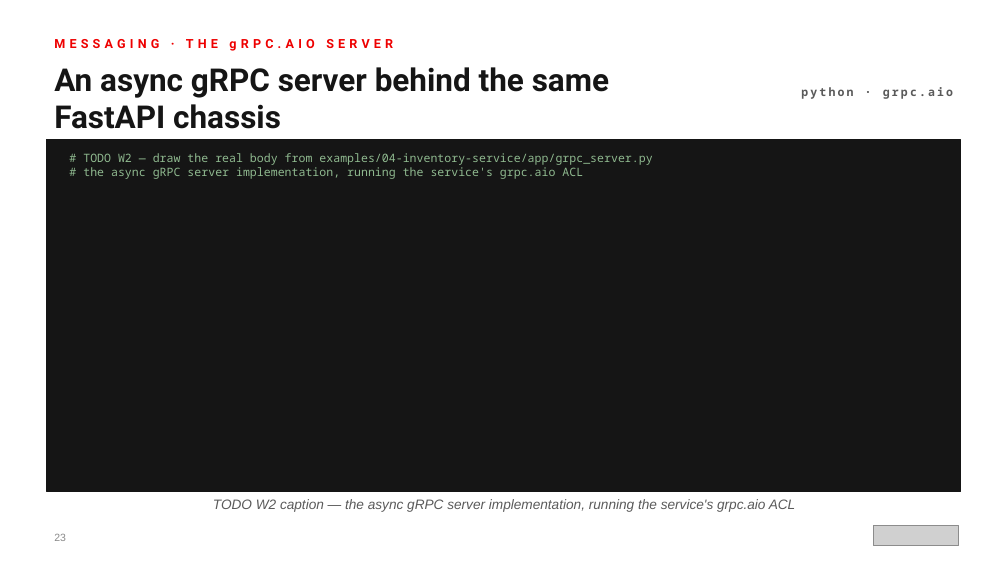
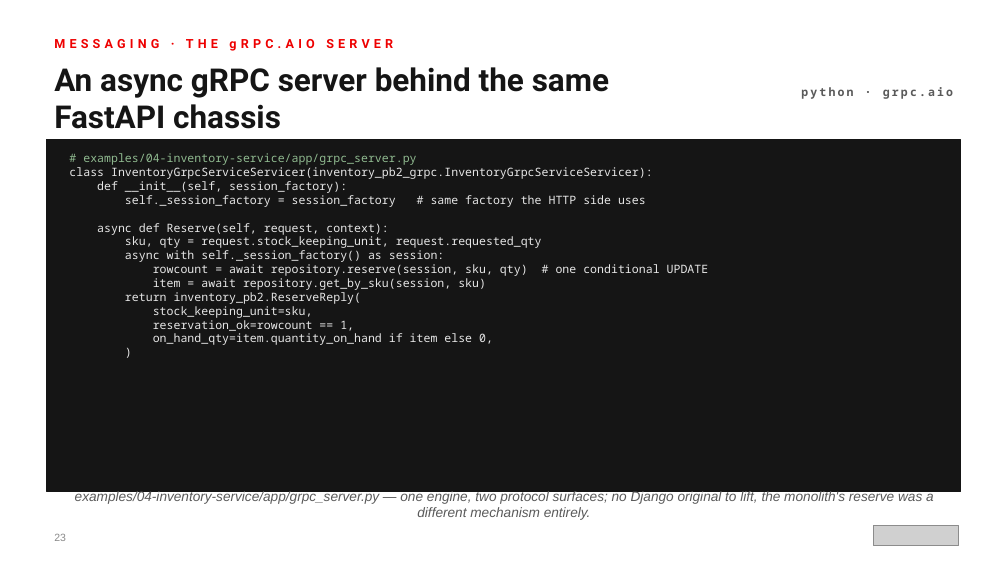
Before and after one commit to patterncatalyst/modernizing-enterprise-applications-python, a slide deck: slide 23 of presentation/modernizing-201-fastapi/Modernizing-201-FastAPI-r1.0.pptx. Drawn at 1008x567 pixels with LibreOffice and Linux fonts; fonts in the diff are those of the drawing; grey boxes stand for pictures. Boxes give left, top, right and bottom in pixels: in the first picture for what was removed or moved away, otherwise in the second. Text is boxed around its words. In the diff, an @@ line names an element or a change of style, - is before the commit and + after.

Commit message:
feat(decks): build 201-fastapi deck — async deep dive (42 slides, real examples/ code)

```diff
--- a/presentation/modernizing-201-fastapi/Modernizing-201-FastAPI-r1.0.pptx
+++ b/presentation/modernizing-201-fastapi/Modernizing-201-FastAPI-r1.0.pptx
@@ text at [69, 153, 709, 345]: text changed; text colour #8FB98F to #E6E6E6 @@
-# TODO W2 — draw the real body from examples/04-inventory-service/app/grpc_server.py
-# the async gRPC server implementation, running the service's grpc.aio ACL
+# examples/04-inventory-service/app/grpc_server.py
+class InventoryGrpcServiceServicer(inventory_pb2_grpc.InventoryGrpcServiceServicer):
+def __init__(self, session_factory):
+self._session_factory = session_factory # same factory the HTTP side uses
+async def Reserve(self, request, context):
+sku, qty = request.stock_keeping_unit, request.requested_qty
+async with self._session_factory() as session:
+rowcount = await repository.reserve(session, sku, qty) # one conditional UPDATE
+item = await repository.get_by_sku(session, sku)
+return inventory_pb2.ReserveReply(
+stock_keeping_unit=sku,
+reservation_ok=rowcount == 1,
+on_hand_qty=item.quantity_on_hand if item else 0,
+)
@@ text at [75, 490, 934, 520]: text changed @@
-TODO W2 caption — the async gRPC server implementation, running the service's grpc.aio ACL
+examples/04-inventory-service/app/grpc_server.py — one engine, two protocol surfaces; no Django original to lift, the monolith's reserve was a different mechanism entirely.
```
Also in this commit, not shown: 34 other slides changed, 1 other file.
